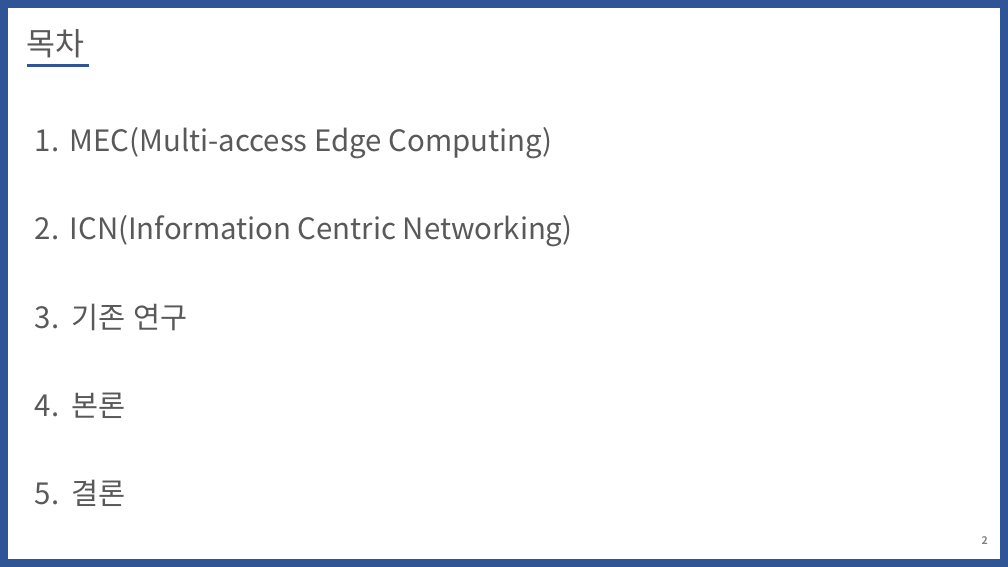
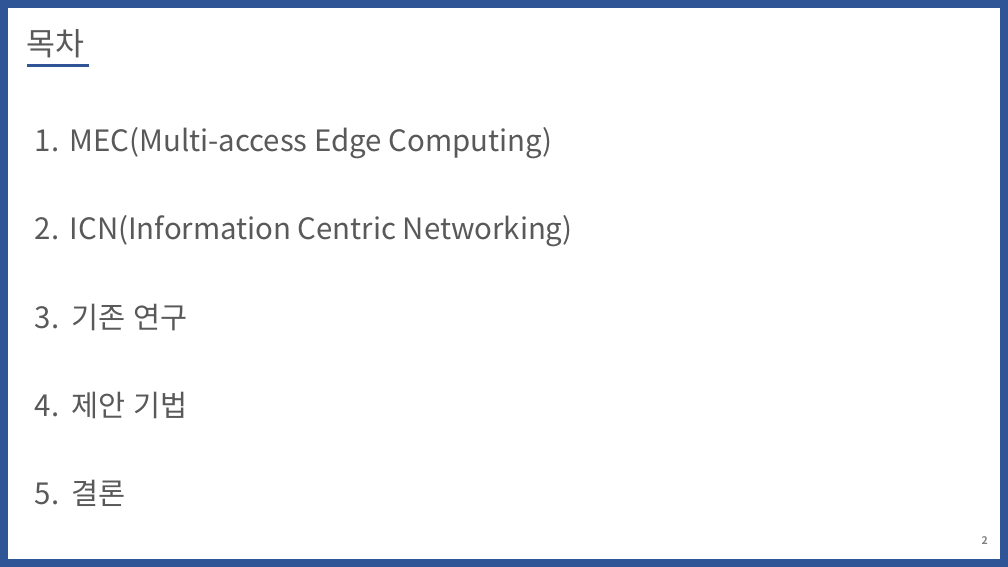
Before and after one commit to WoogiBoogi1129/ICN-NDN, a slide deck: slide 2 of Named-Data-Net/PPT/MEC에서-정보-중심-네트워크-컨텐츠-캐싱-최적화-방안.pptx. Drawn at 1008x567 pixels with LibreOffice and Linux fonts; fonts in the diff are those of the drawing. Boxes give left, top, right and bottom in pixels: in the first picture for what was removed or moved away, otherwise in the second. Text is boxed around its words. In the diff, an @@ line names an element or a change of style, - is before the commit and + after.

```diff
--- a/Named-Data-Net/PPT/MEC에서-정보-중심-네트워크-컨텐츠-캐싱-최적화-방안.pptx
+++ b/Named-Data-Net/PPT/MEC에서-정보-중심-네트워크-컨텐츠-캐싱-최적화-방안.pptx
@@ text at (71,391,188,419): text changed @@
-4. 본론
+4. 제안 기법
```
Also in this commit, not shown: 2 other slides changed, 7 slides added, 1 other file.
